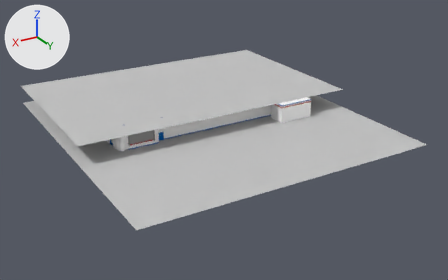
A saved change to the Blender file res/mesh/env/lobby/desk.blend.
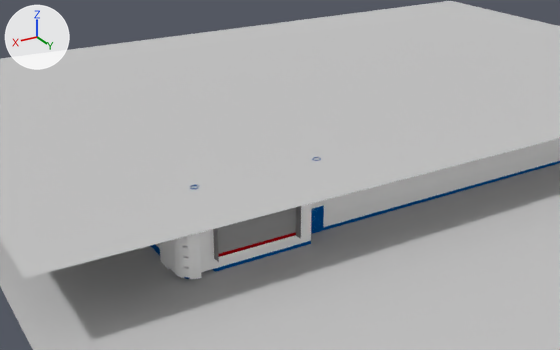
There are two pictures of each version: one whole from a camera (50 mm lens) standing at (16.88, 40.91, 18.41) and looking at (-6.66, 1.67, -1.21), one close up from a camera (50 mm lens) standing at (7.76, 14.97, 8.29) and looking at (-0.33, 1.49, 1.55). Every picture has the same lights, and +X, +Y and +Z are marked at upper left.

Names of what the first close-up shows: 'Plane.002', 'Plane.003', 'extend-wall1', 'main-wall', 'map'.
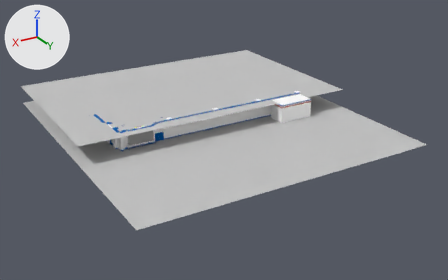
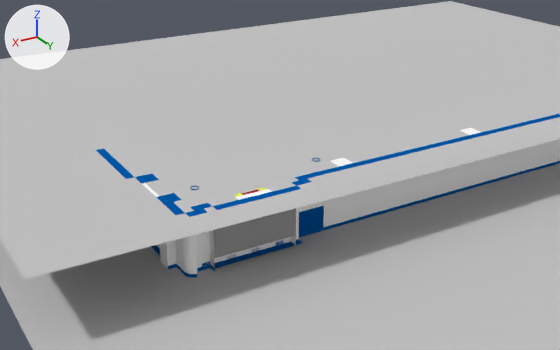
Location of each change, [x1, y1, x2, y2] in pixels of the close-ups (560 x 350 px):
```json
{"object": "Plane.003", "change": "moved", "before": [0, 1, 560, 279], "after": [0, 1, 560, 280]}
{"object": "main-wall", "change": "reshaped", "before": [166, 191, 359, 279], "after": [164, 161, 365, 278]}
{"object": "map", "change": "reshaped", "before": [213, 206, 301, 262], "after": [213, 208, 296, 258], "on screen": "11% shorter"}
{"part": 1, "of": "me_ldrawmesh_073", "change": "cut back", "before": [166, 192, 355, 279], "after": [166, 161, 365, 271]}
{"part": 2, "of": "me_ldrawmesh_019", "change": "deleted", "before": [213, 228, 219, 262]}
{"part": 3, "of": "me_ldrawmesh_019", "change": "deleted", "before": [296, 206, 301, 239]}
```

The change, as JSON lines over the scene's bpy script:
```json
{"block": "me_ldrawmesh_073", "where": "# used by ob_main_wall; location = (0.73, 1.93, 0.66); rotation_euler = (0.0, 0.0, 1.571), in degrees (0, 0, 90); scale = (0.2, 0.2, 0.2)"}
{"op": "remove", "block": "me_ldrawmesh_073", "code": "me_ldrawmesh_073.from_pydata(...)  # 654 vertices, 669 faces; spans x -2.1..1.9, y -8.5..15.5, z -3.3..4.3"}
{"op": "add", "block": "me_ldrawmesh_073", "code": "me_ldrawmesh_073.from_pydata(...)  # 423 vertices, 338 faces; spans x -2.1..1.9, y -8.5..15.5, z -3.3..4.3"}
{"block": "me_ldrawmesh_073", "change": "me_ldrawmesh_073 part 1"}
{"block": "me_ldrawmesh_073", "change": "236 vertices are removed from x -2.1..1.9, y -8.5..14.5, z -3.3..4.3"}
{"block": "me_ldrawmesh_073", "change": "347 faces are deleted"}
{"block": "me_ldrawmesh_073", "change": "5 vertices are added at (-2.1, -8.5, 3.5), (-2.1, -8.5, 3.9), (-2.1, -8.5, -3.3), (-1.1, 6.5, -2.9), (-1.1, 6.5, -3.3)"}
{"block": "me_ldrawmesh_073", "change": "8 new faces join them, mat_blue_stripe (blue #0057a6)"}
{"block": "me_ldrawmesh_073", "change": "7 new faces join them, mat_white (white #ffffff)"}
{"block": "me_ldrawmesh_073", "change": "1 new face joins them, mat_red (red #b30006)"}
{"block": "me_ldrawmesh_019", "where": "me_ldrawmesh_019.from_pydata(...)  # 8 vertices, 3 faces; spans x -5.0..5.0, y -0.5..0.5, z -3.29..1.51"}
{"block": "me_ldrawmesh_019", "where": "# used by ob_map; location = (0.63, 2.21, 0.98); scale = (0.2, 0.2, 0.2)"}
{"block": "me_ldrawmesh_019", "where": "# verts and faces of me_ldrawmesh_019; kept vertices keep their numbers, new ones are numbered from 8"}
{"block": "me_ldrawmesh_019", "where": "# before: 0 (5.0, 0.5, -3.29) at pixel (218, 262), 3 (5.0, -0.5, -3.29) at pixel (214, 258), 6 (5.0, -0.5, 1.51), 7 (5.0, 0.5, 1.51)"}
{"block": "me_ldrawmesh_019", "where": "# before: 1 (-5.0, 0.5, -3.29) at pixel (300, 239), 2 (-5.0, -0.5, -3.29) at pixel (295, 235), 4 (-5.0, -0.5, 1.51), 5 (-5.0, 0.5, 1.51)"}
{"block": "me_ldrawmesh_019", "change": "me_ldrawmesh_019 part 2"}
{"op": "add", "block": "me_ldrawmesh_019", "code": "delete_vertices([0, 7])  # with the faces that use them"}
{"block": "me_ldrawmesh_019", "change": "me_ldrawmesh_019 part 3"}
{"op": "add", "block": "me_ldrawmesh_019", "code": "delete_vertices([1, 5])  # with the faces that use them"}
{"op": "set", "path": "ob_plane_003.location", "old": "(-6.0, 0.31, 1.54)", "new": "(-6.0, 0.31, 1.52)"}
```
